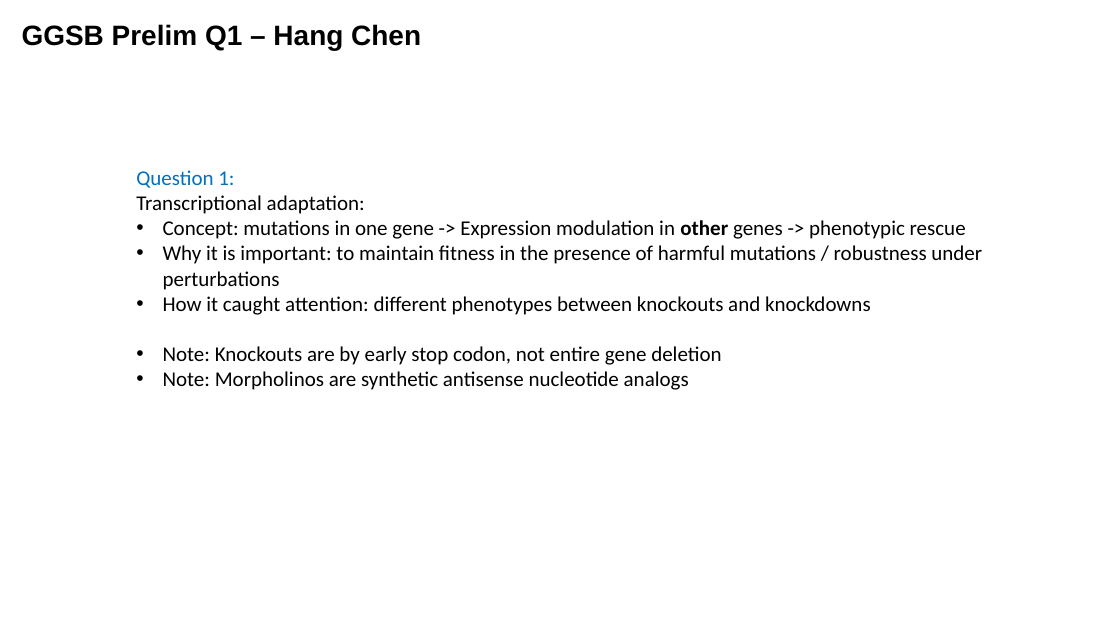
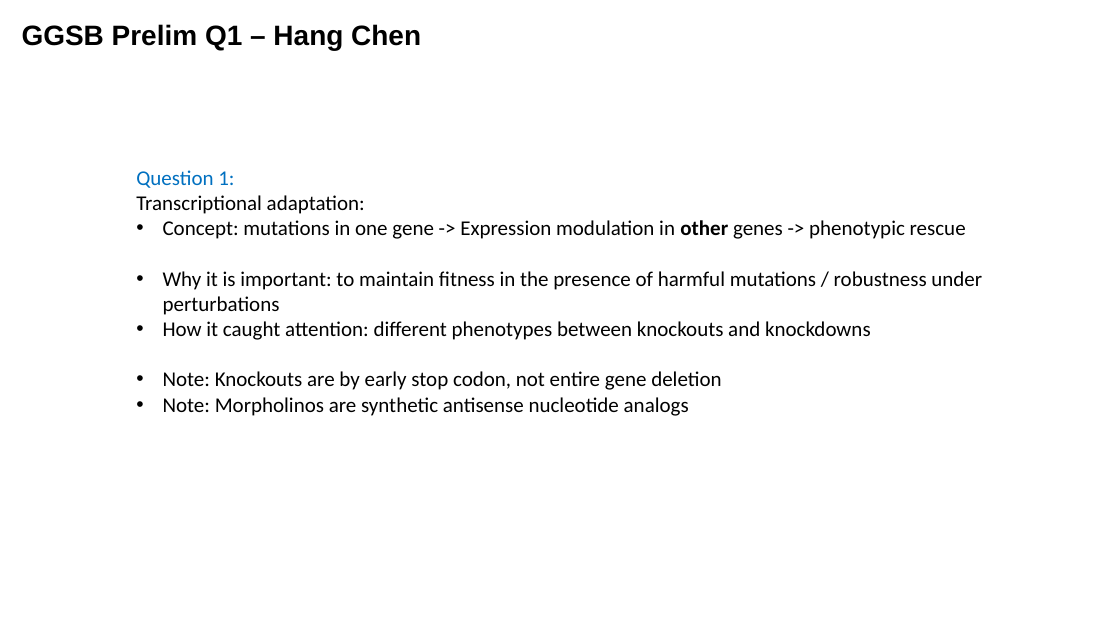
Before and after one commit to chenh19/prelim, a slide deck: slide 1 of docs/slides/Q1/Q1_HC.pptx. Drawn at 1120x630 pixels with LibreOffice and Linux fonts; fonts in the diff are those of the drawing. Boxes give left, top, right and bottom in pixels: in the first picture for what was removed or moved away, otherwise in the second. Text is boxed around its words. In the diff, an @@ line names an element or a change of style, - is before the commit and + after.

```diff
--- a/docs/slides/Q1/Q1_HC.pptx
+++ b/docs/slides/Q1/Q1_HC.pptx
@@ text "Question 1:" rewrapped from [136, 170, 982, 390] to [136, 170, 982, 416] @@
```
Also in this commit, not shown: 2 other slides changed, 5 other files.
